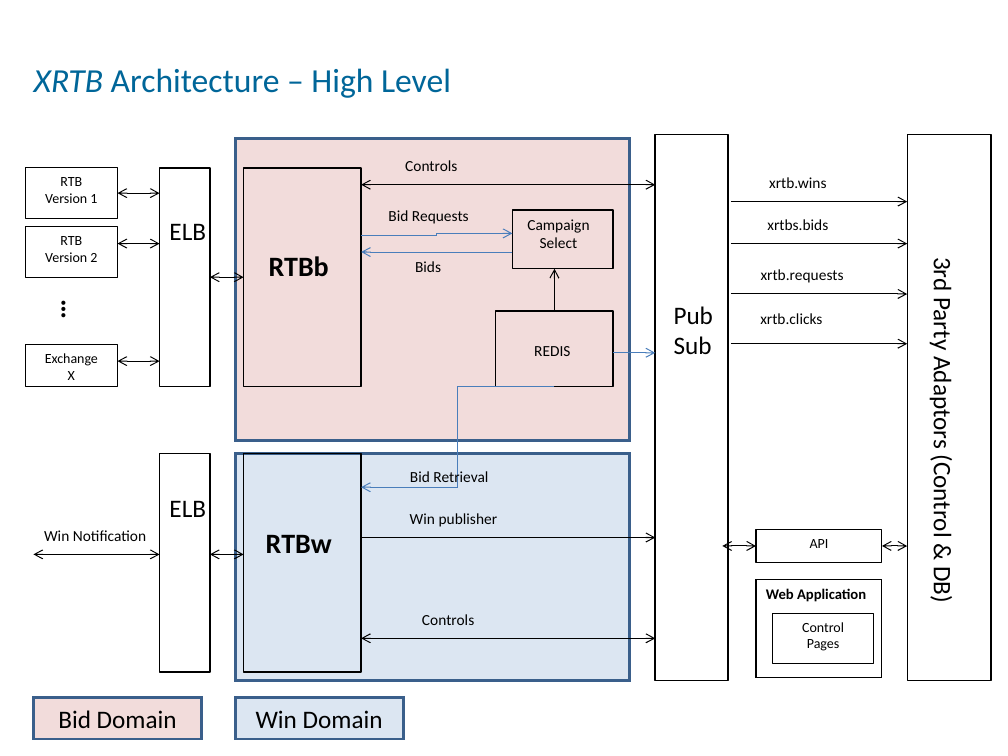
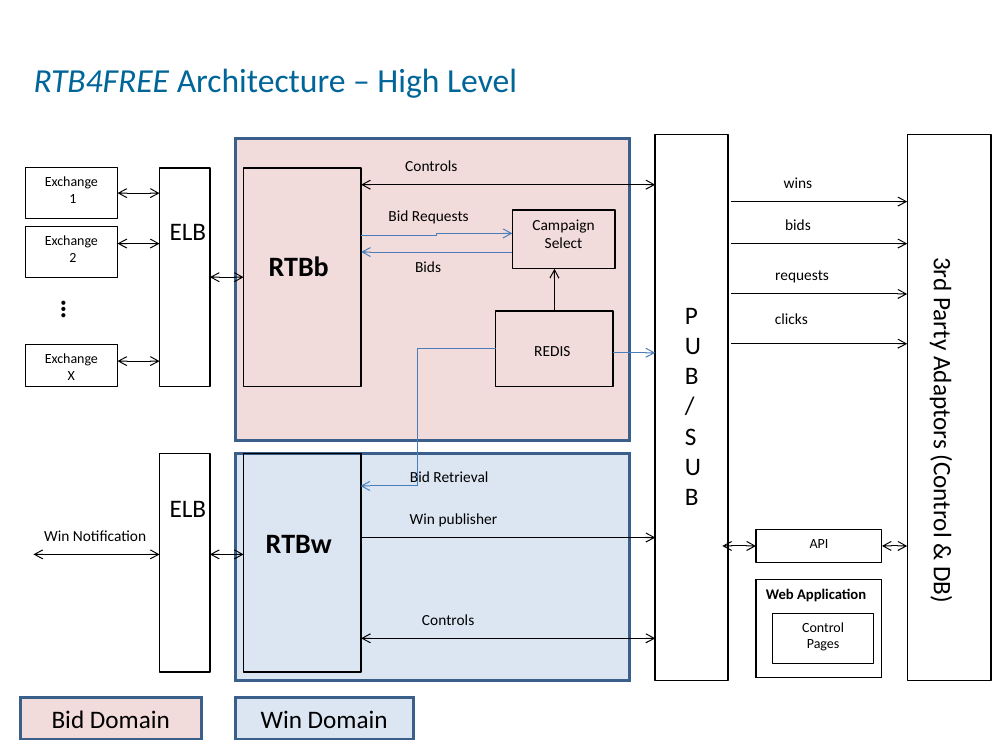
Before and after one commit to benmfaul/XRTB, a slide deck: slide 3 of Architecture.odp. Drawn at 1008x756 pixels with LibreOffice and Linux fonts; fonts in the diff are those of the drawing. Boxes give left, top, right and bottom in pixels: in the first picture for what was removed or moved away, otherwise in the second. Text is boxed around its words. In the diff, an @@ line names an element or a change of style, - is before the commit and + after.

```diff
--- a/Architecture.odp
+++ b/Architecture.odp
@@ text in free at [34, 68, 517, 98]: text changed @@
-XRTB Architecture – High Level
+RTB4FREE Architecture – High Level
@@ text in freeform shape at [45, 176, 98, 203]: text changed @@
-RTB
-Version 1
+Exchange
+1
@@ text in free at [784, 177, 813, 188]: text changed @@
-xrtb.wins
+wins
@@ text in freeform shape at [45, 235, 98, 262]: text changed @@
-RTB
-Version 2
+Exchange
+2
@@ free "Campaign" at [512, 210, 615, 257]: rotation 0 to 359 degrees @@
@@ freeform shape at [512, 210, 615, 268]: outline redrawn @@
@@ text in free at [785, 219, 811, 230]: text changed @@
-xrtbs.bids
+bids
@@ free "P": place and size @@
-free "P" at [663, 294, 728, 365]
+free "P" at [663, 294, 728, 516]
@@ text in free at [775, 270, 829, 283]: text changed @@
-xrtb.requests
+requests
@@ text in free at [685, 307, 701, 505]: text changed @@
-Pub
-Sub
+P
+U
+B
+/
+S
+U
+B
@@ text at [775, 313, 808, 324]: text changed @@
-xrtb.clicks
+clicks
@@ elbow arrow moved from (554, 386) - (361, 487) to (496, 349) - (361, 486) @@
@@ freeform shape "Bid Domain": place and size @@
-freeform shape "Bid Domain" at [33, 698, 202, 740]
+freeform shape "Bid Domain" at [20, 698, 202, 740]
@@ freeform shape "Win Domain": place and size @@
-freeform shape "Win Domain" at [235, 698, 403, 740]
+freeform shape "Win Domain" at [235, 698, 413, 740]
```
Also in this commit, not shown: 2 other slides changed, 5 other files.
